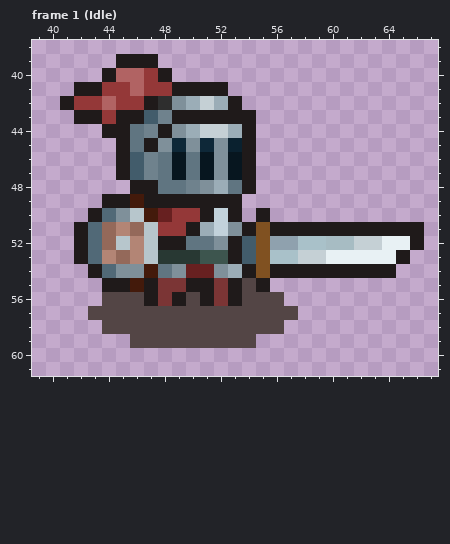
File history of a pixel-art file, assets/TinyRpg/Aseprite file/MyKnight.aseprite. The picture above was drawn from the file before the commit.
100x100 pixels, 54 frames. Colours within 5 levels of each other are drawn and written as one. Shown: frame 1 (Idle): x 39..67, y 38..61. The commit also changed other frames, which this record leaves out.
New version:
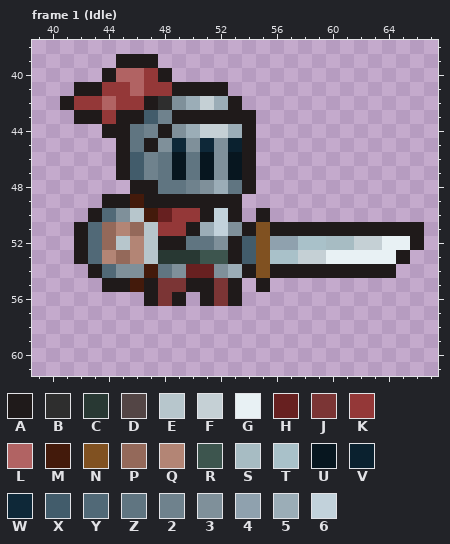
Palette (. is transparent): A #1f1a1a  B #2e2e2e  C #283833  D #534545  E #b7c6cc  F #c5d0d5  G #e8f1f4  H #672020  J #7b3535  K #943838  L #b16363  M #431a0b  N #805121  P #94695a  Q #b38575  R #3d554e  S #a7bcc3  T #a9c1c9  U #07161f  V #0a212f  W #0e2838  X #425c6b  Y #516977  Z #607581  2 #6f828d  3 #7f909a  4 #8fa1ae  5 #9badb7  6 #c2d2db
The edit:
layer "shadow" now hidden
Frame 1 (Idle):
y 55: x 54 D -> .
y 56: x 44..46 DDD -> ...; x 50 D -> .; x 54..56 DDD -> ...
y 57: x 43..57 DDDDDDDDDDDDDDD -> ...............
y 58: x 44..56 DDDDDDDDDDDDD -> .............
y 59: x 46..54 DDDDDDDDD -> .........
Boxes around the changes in both pictures, in picture pixels (x1, y1, x2, y2):
erased: (88, 278, 298, 348)
